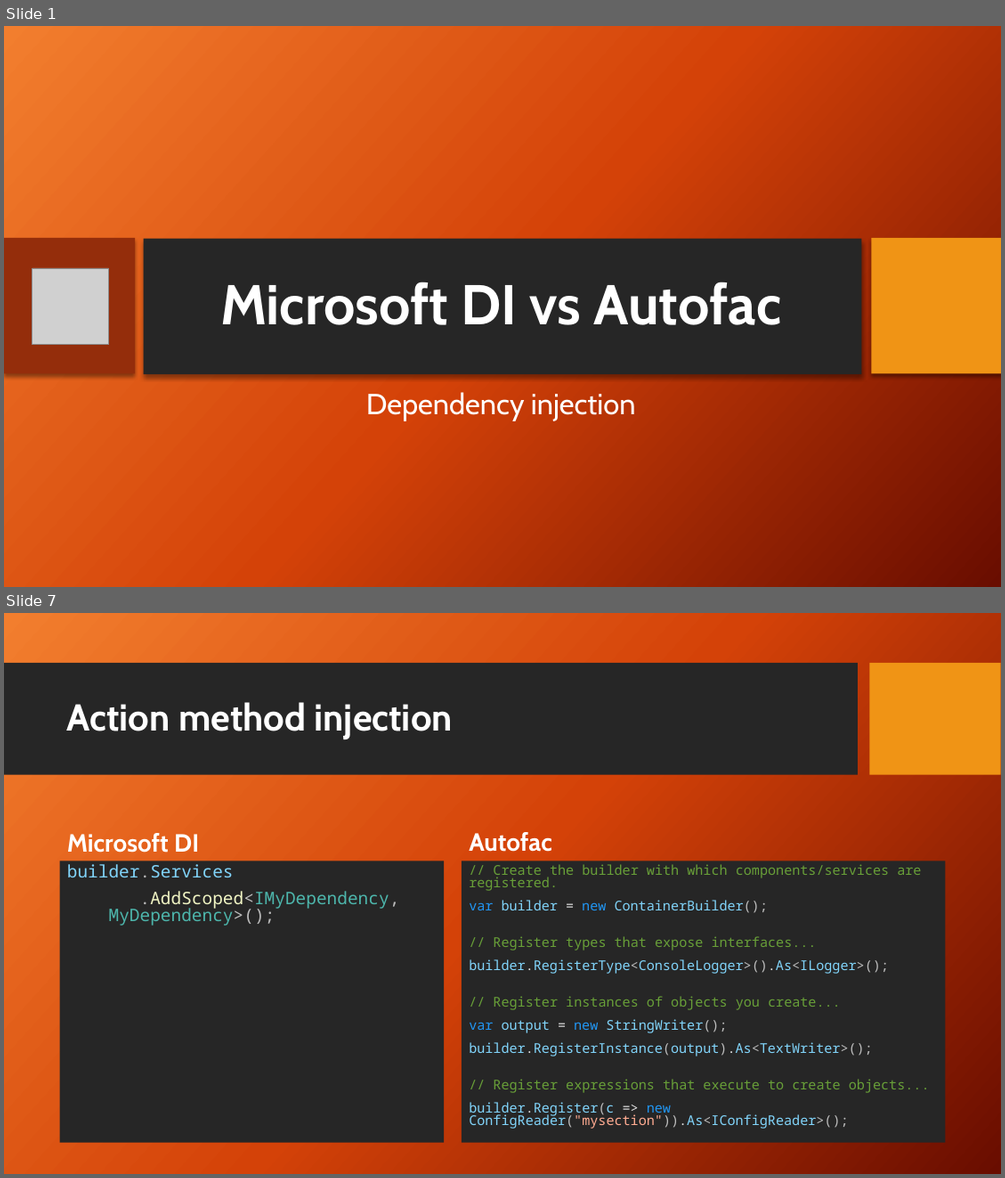
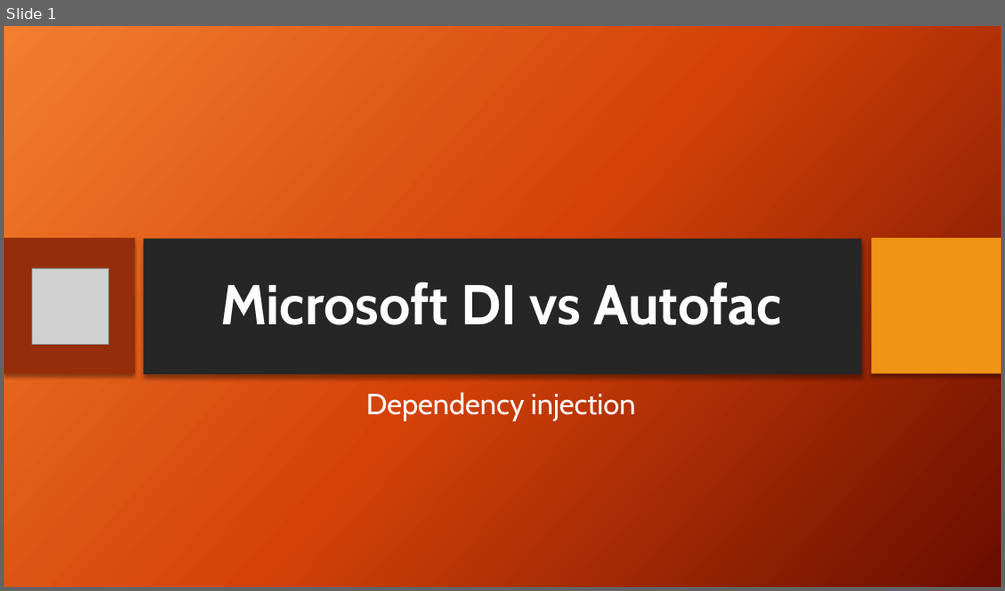
Before and after one commit to mohashan/MicrosoftDI_vs_Autofac, a slide deck: Microsoft DI vs Autofac.pptx. Shown one above the other, each under a label of ours: slides 1 and 7 before the commit, slide 1 after it; the slides between them are not shown. The pictures are 1005x1178 and 1005x591 pixels, drawn with LibreOffice and Linux fonts; fonts in the diff are those of the drawing; grey boxes stand for pictures; background and template pictures are left out. Boxes give left, top, right and bottom in pixels: in the first picture for what was removed or moved away, otherwise in the second. Text is boxed around its words. In the diff, an @@ line names an element or a change of style, - is before the commit and + after.

```diff
--- a/Microsoft DI vs Autofac.pptx
+++ b/Microsoft DI vs Autofac.pptx
@@ slide 7 removed at bbox=[4, 613, 1001, 1174], background picture (left out) @@
@@ rectangle removed at bbox=[4, 663, 858, 775] @@
@@ rectangle removed at bbox=[870, 663, 1001, 775] @@
@@ title removed at bbox=[67, 702, 453, 739] @@
-Action method injection
@@ text removed at bbox=[67, 833, 199, 852] @@
-Microsoft DI
@@ text removed at bbox=[469, 832, 552, 852] @@
-Autofac
@@ text removed at bbox=[59, 860, 444, 1143] @@
-builder.Services
-.AddScoped<IMyDependency, MyDependency>();
@@ text removed at bbox=[461, 860, 946, 1143] @@
-// Create the builder with which components/services are registered.
-var builder = new ContainerBuilder();
-// Register types that expose interfaces...
-builder.RegisterType<ConsoleLogger>().As<ILogger>();
-// Register instances of objects you create...
-var output = new StringWriter();
-builder.RegisterInstance(output).As<TextWriter>();
-// Register expressions that execute to create objects...
-builder.Register(c => new ConfigReader("mysection")).As<IConfigReader>();
```
Also in this commit, not shown: 2 slides changed, 11 slides added, 9 other slides removed, 3 other files.
